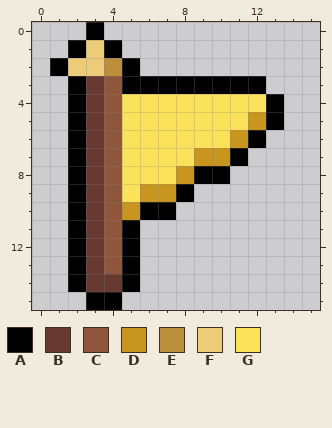
Pixel-art file: resources/gfx/ui/icons/items/pennant_yellow.aseprite. The picture above is the old version.
16x16 pixels, 1 frame. Colours within 5 levels of each other are drawn and written as one.
Palette (. is transparent): A #000000  B #663931  C #8f563b  D #c8961e  E #ba8e3a  F #eccc78  G #fbe25a
Pixels before, first column x 1:
 0 ..A..........
 1 .AFA.........
 2 AFFEA........
 3 .ABCAAAAAAAA.
 4 .ABCGGGGGGGGA
 5 .ABCGGGGGGGDA
 6 .ABCGGGGGGDA.
 7 .ABCGGGGDDA..
 8 .ABCGGGDAA...
 9 .ABCGDDA.....
10 .ABCDAA......
11 .ABCA........
12 .ABCA........
13 .ABCA........
14 .ABBA........
15 ..AA.........
After:
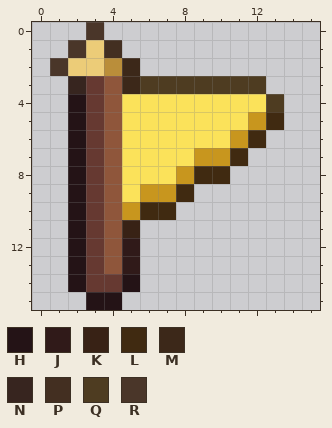
Colours new in this view: H #241316  J #301a19  K #382215  L #402a11  M #3c2819  N #37251f  P #432f21  Q #4e3c21  R #4a3629
Edits made:
Changed rows in their new state; - is an unchanged pixel.
first column x 1:
 0 --R----------
 1 -R-P---------
 2 R---M--------
 3 -N--MQQQQQQQ-
 4 -H----------Q
 5 -H----------L
 6 -H---------L-
 7 -H--------L--
 8 -H------LL---
 9 -H-----L-----
10 -H---LL------
11 -H--K--------
12 -H--J--------
13 -H--J--------
14 -H--H--------
15 --HH---------
Pixel boxes of the changes (left, top, right, bottom) in both pictures:
changed: (50, 22, 284, 310)
